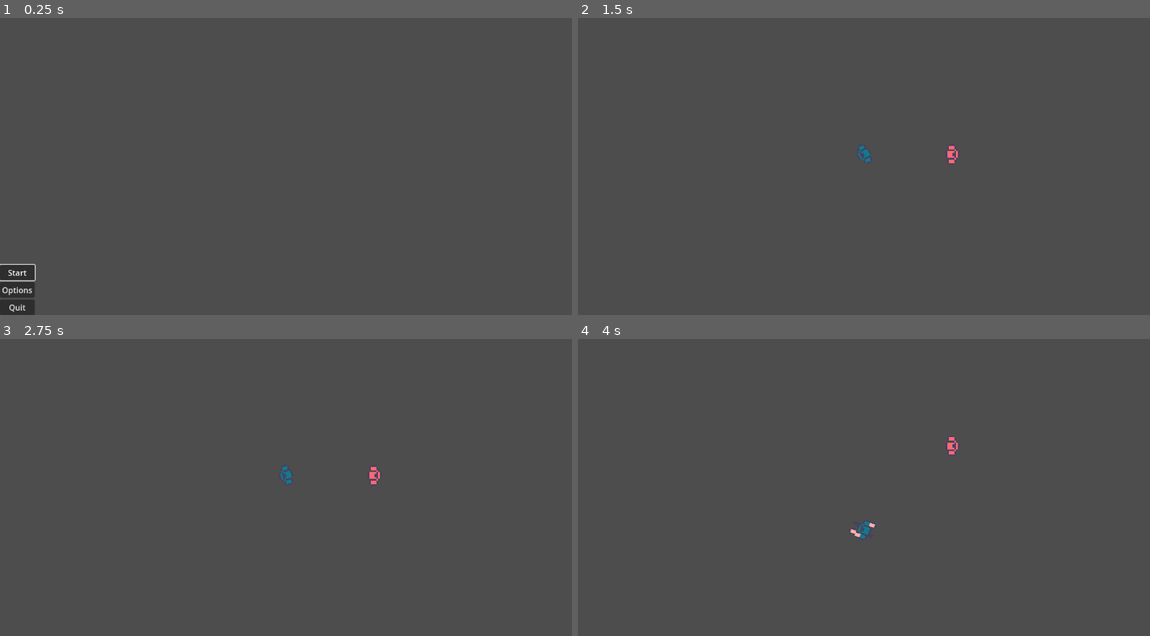
Above: before the commit, frames 1-4 (two rows, left to right).
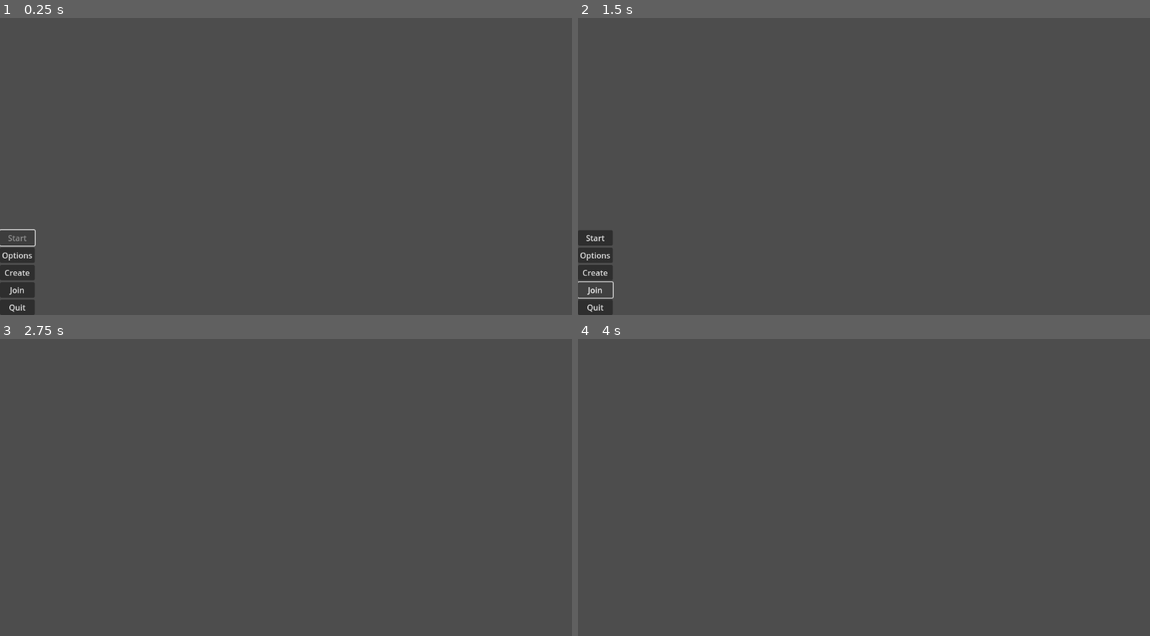
Above: after the commit, the same moments.

Repository: KmanKid/UntitledTopDownShooter
Game: Godot game, scene res://menu/Menu.tscn
Two runs of this game, one before a commit and one after it. Both use one fixed random seed, a clock stepped at 60 frames per second and the inputs below.
Inputs (mouse positions are in pixels of both pictures, inside the frame that each line leads up to):
- Up to frame 1 (0.25 s): no input
- Up to frame 2 (1.5 s): click (595, 273) at 0.5 s, where only the run after the commit has a clickable "Create"; click (595, 291) at 1.25 s, where only the run after the commit has a clickable "Join"
- Up to frame 3 (2.75 s): click (17, 558) at 2 s, where only the run after the commit has a clickable "Start"
- Up to frame 4 (4 s): tap Enter at 2.75 s; move the mouse to (989, 457) at 2.77 s; hold D (walk_right) 2.78-3.53 s; hold Right mouse button (aim) 2.78-3.53 s; click (989, 457) at 3.05 s; tap Space at 3.5 s; move the mouse to (749, 490) at 3.52 s; hold S (walk_down) from 3.53 s (still down); click (749, 490) at 3.6 s; tap Shift (sprint) at 3.8 s

The runs differ from the first frame. In frame 1, 0.6% of the frame differs, in the area x 0-7%, y 71-94%; in frame 2, 1.3%, in the area x 0-67%, y 42-100%; in frame 3, 0.1%; in frame 4, 0.2%.

Commit message:
added multiplayer added Globals.gd in autoload in order to manage global variables

Diff:
--- /dev/null
+++ b/Globals.gd
@@ -0,0 +1,3 @@
+extends Node
+
+var isHost: bool = false
--- a/Main.gd
+++ b/Main.gd
@@ -2,12 +2,75 @@
 
 @onready var bullet_manager = $BulletManager
 @onready var player: Player = $Player
+@onready var button_join: Button = $Join
+@onready var button_create: Button = $Create
 
-# Called when the node enters the scene tree for the first time.
-func _ready():
-	player.player_fired_bullet.connect(bullet_manager.handle_bullet_spawned)
+var multiplayer_peer = ENetMultiplayerPeer.new()
+
+const PORT = 9999
+const ADDRESS = "localhost"
+var connected_peer_ids = []
+var local_player_character
 
 
-# Called every frame. 'delta' is the elapsed time since the previous frame.
-func _process(delta):
-	pass
+func _ready():
+	if Globals.isHost:
+		button_create.visible = false
+		button_join.visible = false
+		multiplayer_peer.create_server(PORT)
+		multiplayer.multiplayer_peer = multiplayer_peer
+
+		add_player_character(1)
+
+		multiplayer_peer.peer_connected.connect(
+			func(new_peer_id):
+				await get_tree().create_timer(0.1).timeout
+				rpc("add_newly_connected_player_character", new_peer_id)
+				rpc_id(new_peer_id, "add_previously_connected_player_characters", connected_peer_ids)
+				add_player_character(new_peer_id)
+		)
+	else:
+		button_join.visible = false
+		button_create.visible = false
+		multiplayer_peer.create_client(ADDRESS,PORT)
+		multiplayer.multiplayer_peer = multiplayer_peer
+
+func _on_create_pressed():
+	button_create.visible = false
+	button_join.visible = false
+	multiplayer_peer.create_server(PORT)
+	multiplayer.multiplayer_peer = multiplayer_peer
+
+	add_player_character(1)
+
+	multiplayer_peer.peer_connected.connect(
+		func(new_peer_id):
+			await get_tree().create_timer(0.1).timeout
+			rpc("add_newly_connected_player_character", new_peer_id)
+			rpc_id(new_peer_id, "add_previously_connected_player_characters", connected_peer_ids)
+			add_player_character(new_peer_id)
+	)
+
+func _on_join_pressed():
+	button_join.visible = false
+	button_create.visible = false
+	multiplayer_peer.create_client(ADDRESS,PORT)
+	multiplayer.multiplayer_peer = multiplayer_peer
+
+func add_player_character(peer_id):
+	connected_peer_ids.append(peer_id)
+	var player_character = preload("res://actors/Player.tscn").instantiate()
+	player_character.set_multiplayer_authority(peer_id)
+	add_child(player_character)
+	if peer_id == multiplayer.get_unique_id():
+		local_player_character = player_character
+	local_player_character.player_fired_bullet.connect(bullet_manager.handle_bullet_spawned)
+
+@rpc
+func add_newly_connected_player_character(new_peer_id):
+	add_player_character(new_peer_id)
+
+@rpc
+func add_previously_connected_player_characters(peer_ids):
+	for peer_id in peer_ids:
+		add_player_character(peer_id)
--- a/Main.tscn
+++ b/Main.tscn
@@ -1,19 +1,28 @@
-[gd_scene load_steps=5 format=3 uid="uid://bwal4ou5q1iqj"]
+[gd_scene load_steps=3 format=3 uid="uid://bwal4ou5q1iqj"]
 
-[ext_resource type="PackedScene" uid="uid://c62pvgrpnqhhu" path="res://actors/Player.tscn" id="1_74h78"]
 [ext_resource type="Script" path="res://Main.gd" id="1_xf84o"]
 [ext_resource type="Script" path="res://BulletManager.gd" id="3_68vf8"]
-[ext_resource type="PackedScene" uid="uid://e4575dmqtrnf" path="res://actors/Enemy.tscn" id="3_tnjdi"]
 
 [node name="Main" type="Node2D"]
 position = Vector2(598, 304)
 script = ExtResource("1_xf84o")
 
-[node name="Player" parent="." instance=ExtResource("1_74h78")]
-position = Vector2(-1, 1)
-
-[node name="Enemy" parent="." instance=ExtResource("3_tnjdi")]
-position = Vector2(50, 1)
-
 [node name="BulletManager" type="Node2D" parent="."]
 script = ExtResource("3_68vf8")
+
+[node name="Create" type="Button" parent="."]
+offset_left = -124.0
+offset_top = -66.0
+offset_right = -64.0
+offset_bottom = -35.0
+text = "Create"
+
+[node name="Join" type="Button" parent="."]
+offset_left = -124.0
+offset_top = -29.0
+offset_right = -64.0
+offset_bottom = 2.0
+text = "Join"
+
+[connection signal="pressed" from="Create" to="." method="_on_create_pressed"]
+[connection signal="pressed" from="Join" to="." method="_on_join_pressed"]
--- a/actors/Player.gd
+++ b/actors/Player.gd
@@ -1,7 +1,8 @@
 extends CharacterBody2D
 class_name Player
 
-signal  player_fired_bullet(bullet,position,direction)
+signal player_fired_bullet(bullet,position,direction)
+signal remote_bullet_fired(position,direction)
 
 @export var Bullet = PackedScene.new()
 @export var default_speed: int = 100.0
@@ -14,52 +15,81 @@
 
 func _ready():
 	weapon.fired.connect(shoot)
+	name = str(get_multiplayer_authority())
 
 func _physics_process(delta):
-	var movement_direction = Vector2.ZERO
-	var animation = "idle"
-	var speed = default_speed
+	if is_multiplayer_authority():
+		var movement_direction = Vector2.ZERO
+		var animation = "idle"
+		var speed = default_speed
 
-	if Input.is_action_pressed("sprint"):
-		animation_speed = 1.5
-		speed = speed * 1.5
+		if Input.is_action_pressed("sprint"):
+			animation_speed = 1.5
+			speed = speed * 1.5
+		else:
+			animation_speed = 1
+			speed = default_speed
+
+		if Input.is_action_pressed("walk_up"):
+			movement_direction.y = -1
+			animation = "walk"
+		if Input.is_action_pressed("walk_down"):
+			movement_direction.y = 1
+			animation = "walk"
+		if Input.is_action_pressed("walk_left"):
+			movement_direction.x = -1
+			animation = "walk"
+		if Input.is_action_pressed("walk_right"):
+			movement_direction.x = 1
+			animation = "walk"
+		if Input.is_action_pressed("aim"):
+			speed = 0
+			animation = "gun_drawn"
+			weapon.set_visibility(true)
+		else:
+			weapon.set_visibility(false)
+
+		velocity = movement_direction.normalized() * speed
+		move_and_slide()
+		speed = default_speed
+		_animated_sprite.play(animation,animation_speed)
+		look_at(get_global_mouse_position())
+
+		rpc("remote_set_position", global_position)
+		rpc("remote_set_rotation", global_rotation)
+		rpc("remote_animate",animation)
+
+
+@rpc("unreliable")
+func remote_set_position(authority_position):
+	global_position = authority_position
+
+@rpc("unreliable")
+func remote_set_rotation(authority_rotation):
+	global_rotation = authority_rotation
+
+@rpc
+func remote_animate(authority_animation):
+	if authority_animation != "aim":
+		weapon.visible = false
 	else:
-		animation_speed = 1
-		speed = default_speed
-
-	if Input.is_action_pressed("walk_up"):
-		movement_direction.y = -1
-		animation = "walk"
-	if Input.is_action_pressed("walk_down"):
-		movement_direction.y = 1
-		animation = "walk"
-	if Input.is_action_pressed("walk_left"):
-		movement_direction.x = -1
-		animation = "walk"
-	if Input.is_action_pressed("walk_right"):
-		movement_direction.x = 1
-		animation = "walk"
-	if Input.is_action_pressed("aim"):
-		speed = 0
-		animation = "gun_drawn"
-		weapon.set_visibility(true)
-	else:
-		weapon.set_visibility(false)
-
-	velocity = movement_direction.normalized() * speed
-	move_and_slide()
-	speed = default_speed
-	_animated_sprite.play(animation,animation_speed)
-
-	look_at(get_global_mouse_position())
+		weapon.visible = true
+	_animated_sprite.play(authority_animation)
 
 func _unhandled_input(event):
-	if (event.is_action_pressed("shoot") && Input.is_action_pressed("aim")):
+	if (event.is_action_pressed("shoot") && Input.is_action_pressed("aim") && is_multiplayer_authority()):
 		weapon.shoot()
+		rpc("shoot_remote")
+
+@rpc
+func shoot_remote():
+	weapon.shoot()
 
 func shoot(bullet_instance, location: Vector2, direction: Vector2):
 	emit_signal("player_fired_bullet", bullet_instance, location, direction)
 
 func handle_hit():
 	health_stat.health -= 20
+	if health_stat.health <= 0:
+		print(name+"Dead")
 	print("Player Health: ", health_stat.health)
--- a/menu/Menu.tscn
+++ b/menu/Menu.tscn
@@ -31,6 +31,14 @@
 size_flags_vertical = 8
 text = "Options"
 
+[node name="CreateButton" type="Button" parent="VBoxContainer"]
+layout_mode = 2
+text = "Create"
+
+[node name="Join" type="Button" parent="VBoxContainer"]
+layout_mode = 2
+text = "Join"
+
 [node name="QuitButton" type="Button" parent="VBoxContainer"]
 layout_mode = 2
 focus_neighbor_bottom = NodePath("../StartButton")
@@ -38,4 +46,6 @@
 
 [connection signal="pressed" from="VBoxContainer/StartButton" to="." method="_on_start_button_pressed"]
 [connection signal="pressed" from="VBoxContainer/OptionsButton" to="." method="_on_options_button_pressed"]
+[connection signal="pressed" from="VBoxContainer/CreateButton" to="." method="_on_create_button_pressed"]
+[connection signal="pressed" from="VBoxContainer/Join" to="." method="_on_join_pressed"]
 [connection signal="pressed" from="VBoxContainer/QuitButton" to="." method="_on_quit_button_pressed"]
--- a/menu/menu.gd
+++ b/menu/menu.gd
@@ -1,8 +1,10 @@
 extends Control
 
+@onready var start_button: Button = $VBoxContainer/StartButton
 
 # Called when the node enters the scene tree for the first time.
 func _ready():
+	start_button.disabled = true
 	$VBoxContainer/StartButton.grab_focus()
 
 
@@ -14,6 +16,15 @@
 func _on_start_button_pressed():
 	get_tree().change_scene_to_file("Main.tscn")
 
-
 func _on_quit_button_pressed():
 	get_tree().quit()
+
+
+func _on_join_pressed():
+	start_button.disabled = false
+	Globals.isHost = false
+
+
+func _on_create_button_pressed():
+	start_button.disabled = false
+	Globals.isHost = true
--- a/project.godot
+++ b/project.godot
@@ -14,6 +14,10 @@
 run/main_scene="res://menu/Menu.tscn"
 config/features=PackedStringArray("4.0", "Forward Plus")
 config/icon="res://icon.svg"
+
+[autoload]
+
+Globals="*res://Globals.gd"
 
 [input]
 
--- a/weapons/Bullet.gd
+++ b/weapons/Bullet.gd
@@ -9,7 +9,6 @@
 
 func _ready():
 	kill_timer.start()
-
 
 func _physics_process(delta):
 	if(direction != Vector2.ZERO):
--- a/weapons/Weapon.tscn
+++ b/weapons/Weapon.tscn
@@ -31,7 +31,7 @@
 "times": PackedFloat32Array(0, 0.05),
 "transitions": PackedFloat32Array(1, 1),
 "update": 0,
-"values": [Vector2(0.6, 0.4), Vector2(0.7, 0.15)]
+"values": [Vector2(0.6, 0.4), Vector2(0.7, 0.05)]
 }
 
 [sub_resource type="AnimationLibrary" id="AnimationLibrary_x7grn"]
@@ -57,7 +57,7 @@
 visible = false
 position = Vector2(10, 0)
 rotation = 3.14159
-scale = Vector2(0.7, 0.15)
+scale = Vector2(0.7, 0.05)
 texture = ExtResource("3_o87rm")
 region_enabled = true
 region_rect = Rect2(183, 325, 18, 21)
